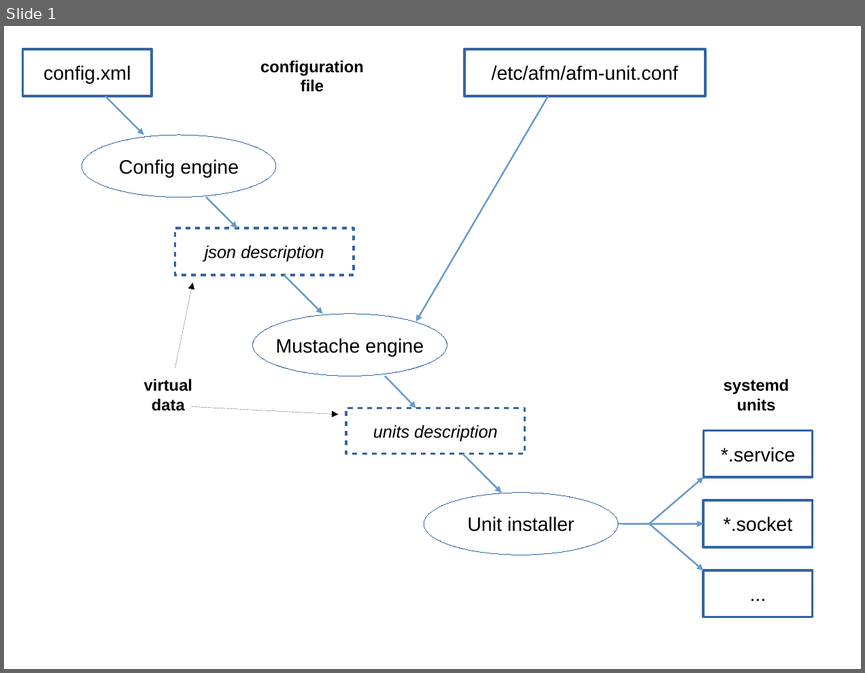
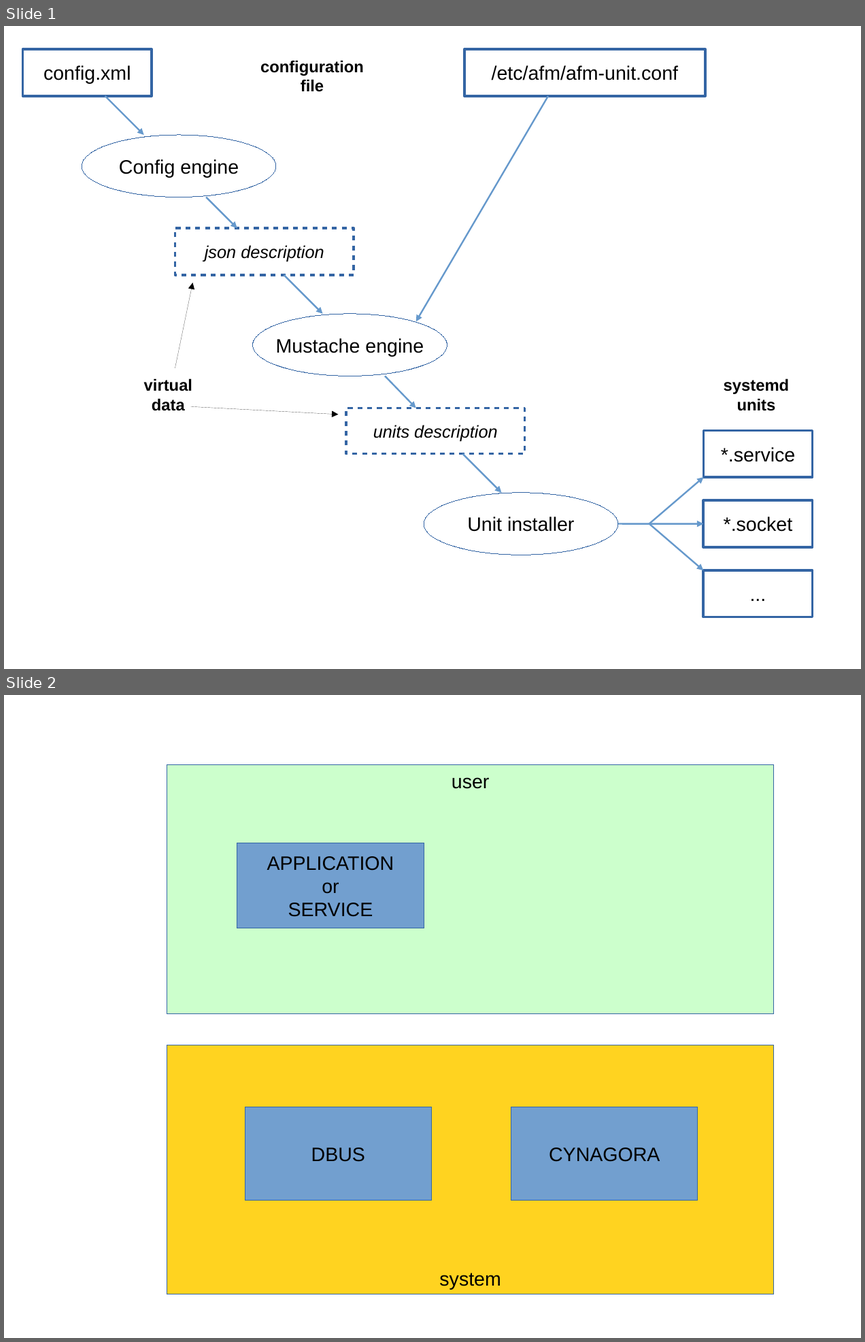
Before and after one commit to redpesk-core/afb-app-manager, a slide deck: docs/pictures/pictures.odp. Shown one above the other, each under a label of ours: slide 1 before the commit, slides 1 and 2 after it. The pictures are 865x673 and 865x1342 pixels, drawn with LibreOffice and Linux fonts; fonts in the diff are those of the drawing. Boxes give left, top, right and bottom in pixels: in the first picture for what was removed or moved away, otherwise in the second. Text is boxed around its words. In the diff, an @@ line names an element or a change of style, - is before the commit and + after.

```diff
--- a/docs/pictures/pictures.odp
+++ b/docs/pictures/pictures.odp
@@ slide 2 added at (4, 695, 861, 1338), background #FFFFFF @@
@@ rectangle added at (167, 765, 774, 1014), fill #CCFFCC, outline #3465A4 0 pt, 18 pt, text #000000 @@
+user
@@ rectangle added at (237, 843, 424, 928), fill #729FCF, outline #3465A4 0 pt, 18 pt, text #000000 @@
+APPLICATION
+or
+SERVICE
@@ rectangle added at (167, 1045, 774, 1293), fill #FFD320, outline #3465A4 0 pt, 18 pt, text #000000 @@
+system
@@ rectangle added at (245, 1107, 432, 1200), fill #729FCF, outline #3465A4 0 pt, 18 pt, text #000000 @@
+DBUS
@@ rectangle added at (512, 1107, 698, 1200), fill #729FCF, outline #3465A4 0 pt, 18 pt, text #000000 @@
+CYNAGORA
```
Also in this commit, not shown: 5 slides removed, 23 other files.
